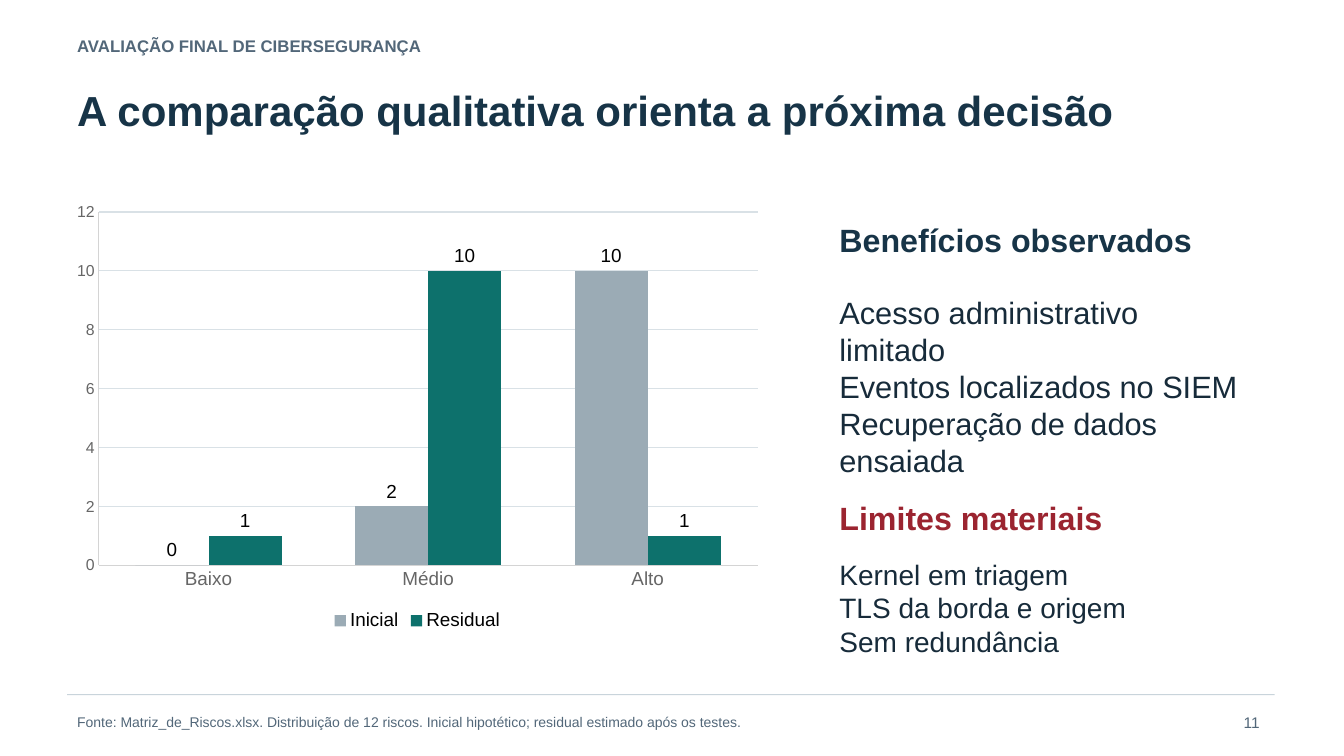
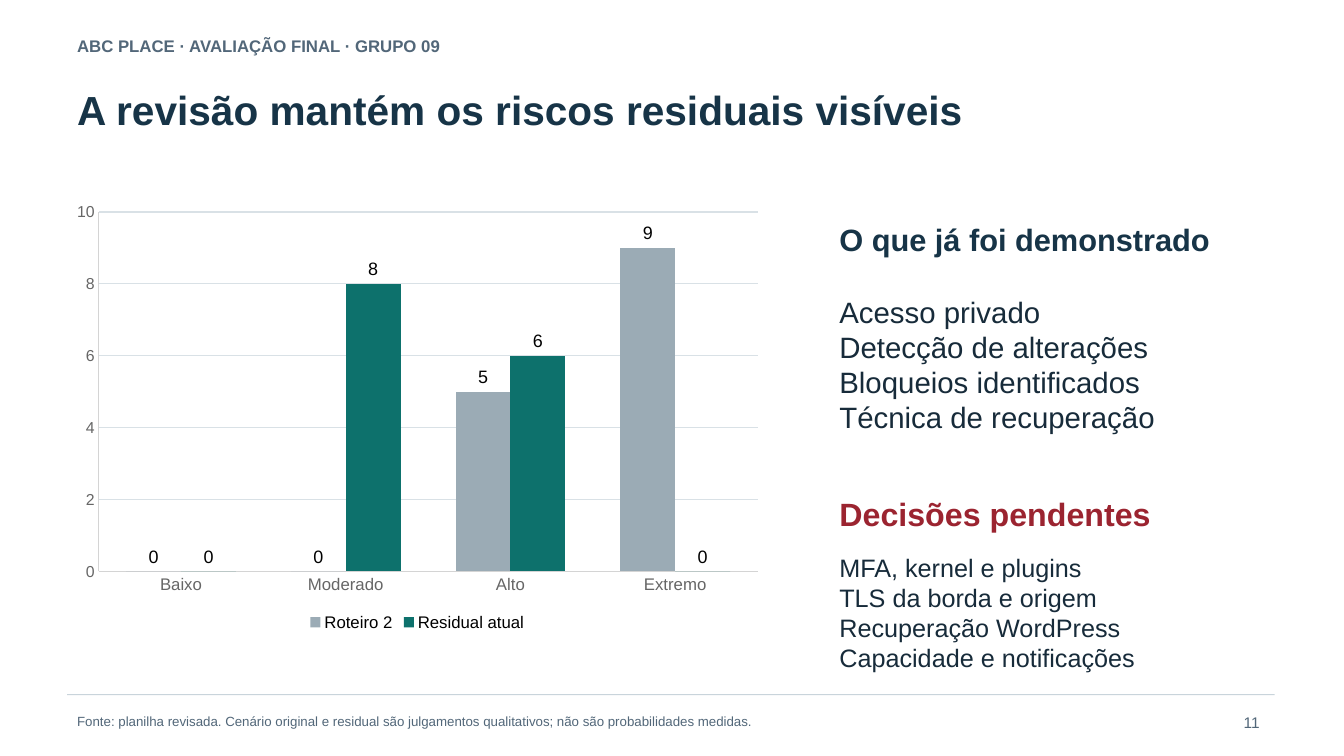
Before and after one commit to vitorkenzo299/CyberSec-ProvaFinal-26.2, a slide deck: slide 11 of entrega/Apresentacao_Executiva.pptx. Drawn at 1344x756 pixels with LibreOffice and Linux fonts; fonts in the diff are those of the drawing. Boxes give left, top, right and bottom in pixels: in the first picture for what was removed or moved away, otherwise in the second. Text is boxed around its words. In the diff, an @@ line names an element or a change of style, - is before the commit and + after.

Commit message:
Alinha avaliacao a ABC Place aos roteiros anteriores e ao Grupo 09

```diff
--- a/entrega/Apresentacao_Executiva.pptx
+++ b/entrega/Apresentacao_Executiva.pptx
@@ text at (x1=77, y1=38, x2=440, y2=56): text changed @@
-AVALIAÇÃO FINAL DE CIBERSEGURANÇA
+ABC PLACE · AVALIAÇÃO FINAL · GRUPO 09
@@ text at (x1=77, y1=95, x2=963, y2=126): text changed; size 30 to 29 pt @@
-A comparação qualitativa orienta a próxima decisão
+A revisão mantém os riscos residuais visíveis
@@ column chart at (x1=63, y1=195, x2=771, y2=636) @@
-categories: Baixo, Médio, Alto
+categories: Baixo, Moderado, Alto, Extremo
-Inicial: 0, 2, 10
+Roteiro 2: 0, 0, 5, 9
@@ data labels of Roteiro 2 changed @@
-Residual: 1, 10, 1
+Residual atual: 0, 8, 6, 0
@@ data labels of Residual atual changed @@
@@ legend changed @@
@@ category axis changed @@
@@ text at (x1=839, y1=228, x2=1210, y2=256): text changed; size 23 to 22 pt @@
-Benefícios observados
+O que já foi demonstrado
@@ text at (x1=839, y1=301, x2=1154, y2=434): text changed; size 22 to 21 pt @@
-Acesso administrativo limitado
-Eventos localizados no SIEM
-Recuperação de dados ensaiada
+Acesso privado
+Detecção de alterações
+Bloqueios identificados
+Técnica de recuperação
@@ text at (x1=839, y1=502, x2=1151, y2=532): text changed @@
-Limites materiais
+Decisões pendentes
@@ text at (x1=839, y1=558, x2=1082, y2=582): text changed; size 20 to 18 pt @@
-Kernel em triagem
+MFA, kernel e plugins
@@ text at (x1=839, y1=588, x2=1097, y2=613): size 20 to 18 pt in "TLS da borda e origem" @@
@@ text at (x1=839, y1=618, x2=1135, y2=673): text changed; size 20 to 18 pt @@
-Sem redundância
+Recuperação WordPress
+Capacidade e notificações
@@ text at (x1=77, y1=716, x2=752, y2=729): text changed; size 10 to 9.5 pt @@
-Fonte: Matriz_de_Riscos.xlsx. Distribuição de 12 riscos. Inicial hipotético; residual estimado após os testes.
+Fonte: planilha revisada. Cenário original e residual são julgamentos qualitativos; não são probabilidades medidas.
```
Also in this commit, not shown: 7 other slides changed, 4 slides added, 4 slides removed, 59 other files.
